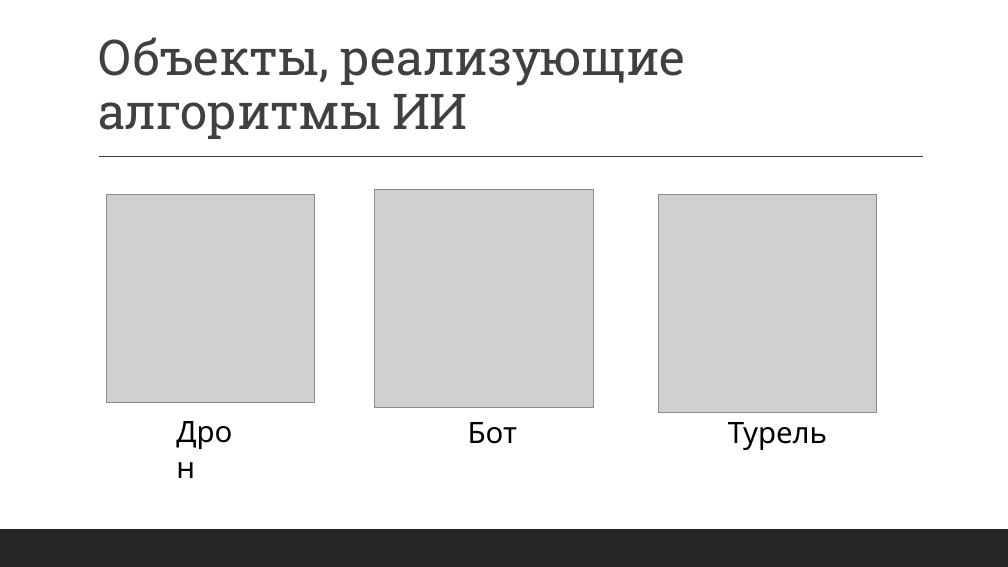
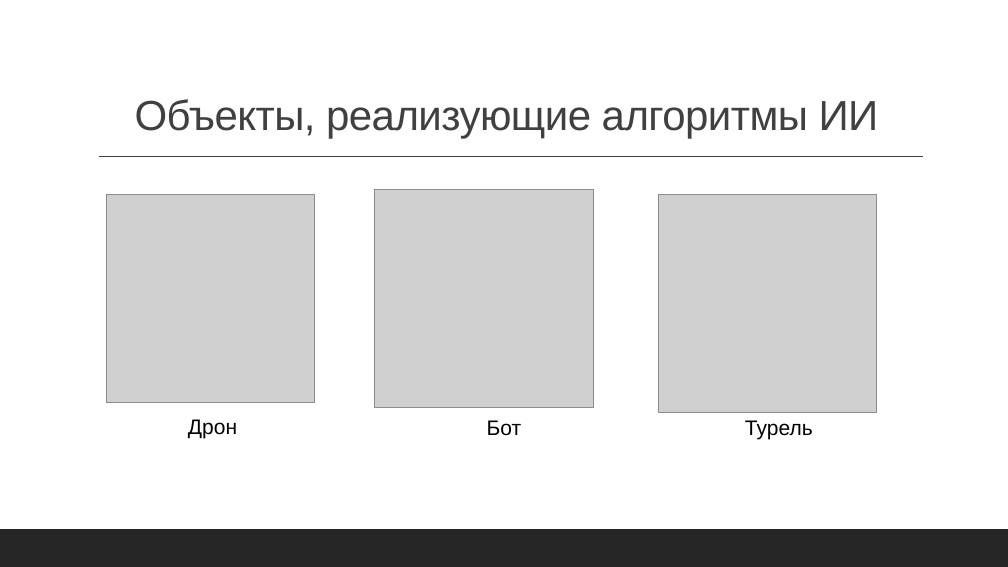
Before and after one commit to Kojom/DiplomaReport, a slide deck: slide 9 of My_own/Евгений презентация.pptx. Drawn at 1008x567 pixels with LibreOffice and Linux fonts; fonts in the diff are those of the drawing; grey boxes stand for pictures. Boxes give left, top, right and bottom in pixels: in the first picture for what was removed or moved away, otherwise in the second. Text is boxed around its words. In the diff, an @@ line names an element or a change of style, - is before the commit and + after.

```diff
--- a/My_own/Евгений презентация.pptx
+++ b/My_own/Евгений презентация.pptx
@@ title "Объекты, реализующие алгоритмы ИИ" at bbox=[135, 99, 879, 139]: size 47 to 40 pt, font Roboto Slab to Arial; alignment left to centre @@
@@ size 28 to 20 pt, font Cabin to Arial; alignment left to centre in 3 elements at bbox=[745, 420, 813, 439], bbox=[188, 419, 237, 438], bbox=[487, 420, 522, 436] @@
```
Also in this commit, not shown: 9 other slides changed, 1 other file.
